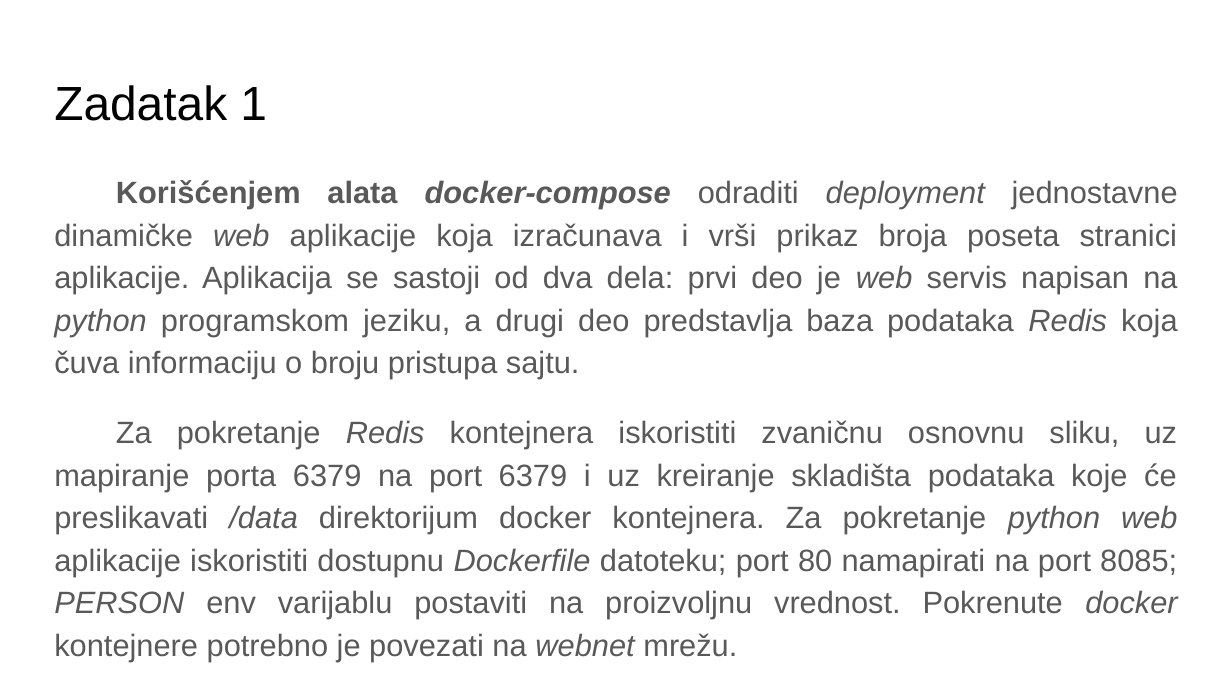
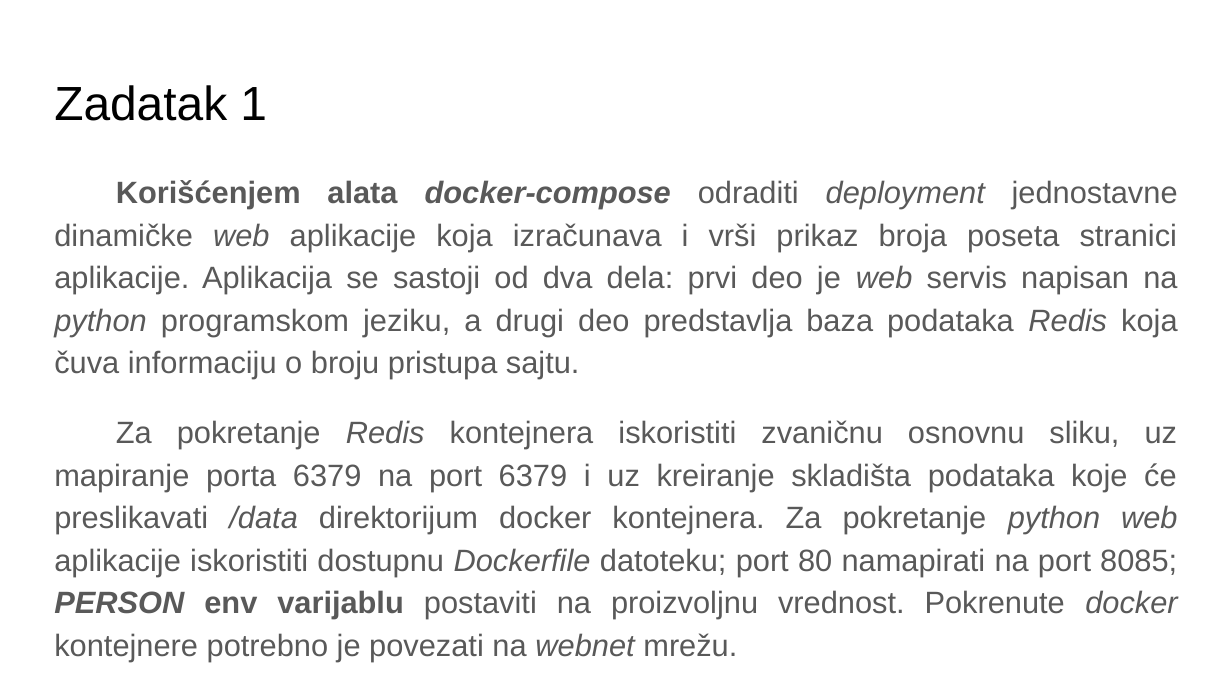
Before and after one commit to vdimitrieski/asvsp, a slide deck: slide 8 of Vezbe/Termin2/02_ASVSP_DockerCompose.pptx (slide 6 before the commit). Drawn at 1232x693 pixels with LibreOffice and Linux fonts; fonts in the diff are those of the drawing. Boxes give left, top, right and bottom in pixels: in the first picture for what was removed or moved away, otherwise in the second. Text is boxed around its words. In the diff, an @@ line names an element or a change of style, - is before the commit and + after.

```diff
--- a/Vezbe/Termin2/02_ASVSP_DockerCompose.pptx
+++ b/Vezbe/Termin2/02_ASVSP_DockerCompose.pptx
@@ text at bbox=[54, 420, 1178, 619]: bold on in "PERSON env varijablu" @@
```
Also in this commit, not shown: 3 other slides changed, 4 slides added, 4 other files.
